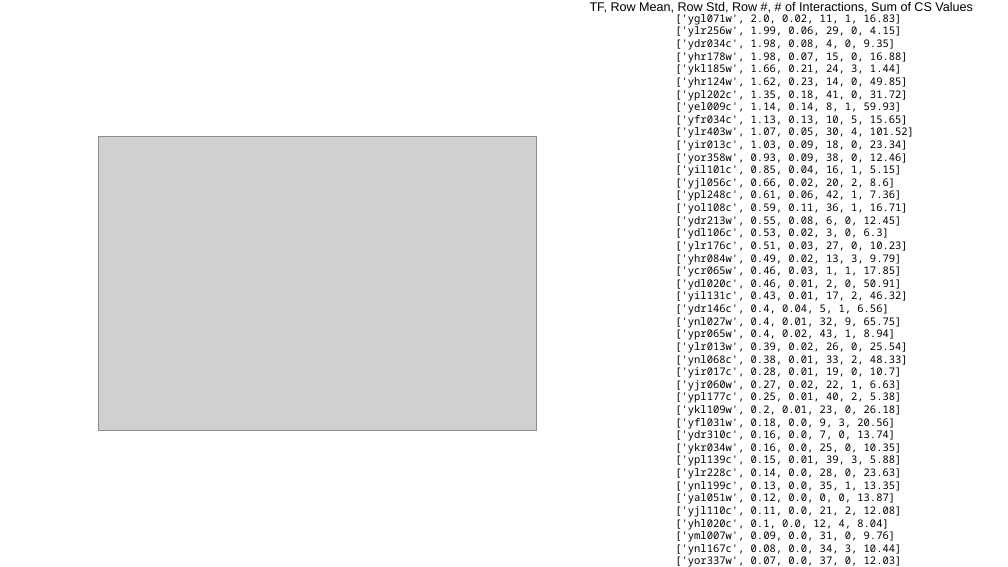
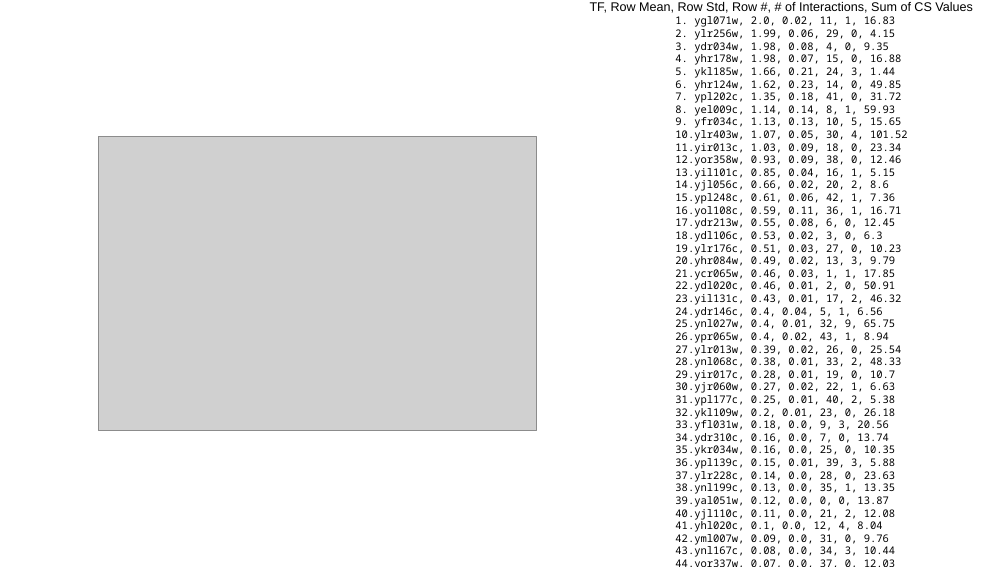
Before and after one commit to e-stan/BrentRotation, a slide deck: slide 8 of labMeeting10_9.pptx (slide 13 before the commit). Drawn at 1008x567 pixels with LibreOffice and Linux fonts; fonts in the diff are those of the drawing; grey boxes stand for pictures. Boxes give left, top, right and bottom in pixels: in the first picture for what was removed or moved away, otherwise in the second. Text is boxed around its words. In the diff, an @@ line names an element or a change of style, - is before the commit and + after.

```diff
--- a/labMeeting10_9.pptx
+++ b/labMeeting10_9.pptx
@@ text at box(675, 16, 908, 545): text changed @@
-['ygl071w', 2.0, 0.02, 11, 1, 16.83]
-['ylr256w', 1.99, 0.06, 29, 0, 4.15]
-['ydr034c', 1.98, 0.08, 4, 0, 9.35]
-['yhr178w', 1.98, 0.07, 15, 0, 16.88]
-['ykl185w', 1.66, 0.21, 24, 3, 1.44]
-['yhr124w', 1.62, 0.23, 14, 0, 49.85]
-['ypl202c', 1.35, 0.18, 41, 0, 31.72]
-['yel009c', 1.14, 0.14, 8, 1, 59.93]
-['yfr034c', 1.13, 0.13, 10, 5, 15.65]
-['ylr403w', 1.07, 0.05, 30, 4, 101.52]
-['yir013c', 1.03, 0.09, 18, 0, 23.34]
-['yor358w', 0.93, 0.09, 38, 0, 12.46]
-['yil101c', 0.85, 0.04, 16, 1, 5.15]
-['yjl056c', 0.66, 0.02, 20, 2, 8.6]
-['ypl248c', 0.61, 0.06, 42, 1, 7.36]
-['yol108c', 0.59, 0.11, 36, 1, 16.71]
-['ydr213w', 0.55, 0.08, 6, 0, 12.45]
-['ydl106c', 0.53, 0.02, 3, 0, 6.3]
-['ylr176c', 0.51, 0.03, 27, 0, 10.23]
-['yhr084w', 0.49, 0.02, 13, 3, 9.79]
-['ycr065w', 0.46, 0.03, 1, 1, 17.85]
-['ydl020c', 0.46, 0.01, 2, 0, 50.91]
-['yil131c', 0.43, 0.01, 17, 2, 46.32]
-['ydr146c', 0.4, 0.04, 5, 1, 6.56]
-['ynl027w', 0.4, 0.01, 32, 9, 65.75]
-['ypr065w', 0.4, 0.02, 43, 1, 8.94]
-['ylr013w', 0.39, 0.02, 26, 0, 25.54]
-['ynl068c', 0.38, 0.01, 33, 2, 48.33]
-['yir017c', 0.28, 0.01, 19, 0, 10.7]
-['yjr060w', 0.27, 0.02, 22, 1, 6.63]
-['ypl177c', 0.25, 0.01, 40, 2, 5.38]
-['ykl109w', 0.2, 0.01, 23, 0, 26.18]
-['yfl031w', 0.18, 0.0, 9, 3, 20.56]
-['ydr310c', 0.16, 0.0, 7, 0, 13.74]
-['ykr034w', 0.16, 0.0, 25, 0, 10.35]
-['ypl139c', 0.15, 0.01, 39, 3, 5.88]
-['ylr228c', 0.14, 0.0, 28, 0, 23.63]
-['ynl199c', 0.13, 0.0, 35, 1, 13.35]
-['yal051w', 0.12, 0.0, 0, 0, 13.87]
-['yjl110c', 0.11, 0.0, 21, 2, 12.08]
-['yhl020c', 0.1, 0.0, 12, 4, 8.04]
-['yml007w', 0.09, 0.0, 31, 0, 9.76]
-['ynl167c', 0.08, 0.0, 34, 3, 10.44]
-['yor337w', 0.07, 0.0, 37, 0, 12.03]
+1. ygl071w, 2.0, 0.02, 11, 1, 16.83
+2. ylr256w, 1.99, 0.06, 29, 0, 4.15
+3. ydr034w, 1.98, 0.08, 4, 0, 9.35
+4. yhr178w, 1.98, 0.07, 15, 0, 16.88
+5. ykl185w, 1.66, 0.21, 24, 3, 1.44
+6. yhr124w, 1.62, 0.23, 14, 0, 49.85
+7. ypl202c, 1.35, 0.18, 41, 0, 31.72
+8. yel009c, 1.14, 0.14, 8, 1, 59.93
+9. yfr034c, 1.13, 0.13, 10, 5, 15.65
+10. ylr403w, 1.07, 0.05, 30, 4, 101.52
+11. yir013c, 1.03, 0.09, 18, 0, 23.34
+12. yor358w, 0.93, 0.09, 38, 0, 12.46
+13. yil101c, 0.85, 0.04, 16, 1, 5.15
+14. yjl056c, 0.66, 0.02, 20, 2, 8.6
+15. ypl248c, 0.61, 0.06, 42, 1, 7.36
+16. yol108c, 0.59, 0.11, 36, 1, 16.71
+17. ydr213w, 0.55, 0.08, 6, 0, 12.45
+18. ydl106c, 0.53, 0.02, 3, 0, 6.3
+19. ylr176c, 0.51, 0.03, 27, 0, 10.23
+20. yhr084w, 0.49, 0.02, 13, 3, 9.79
+21. ycr065w, 0.46, 0.03, 1, 1, 17.85
+22. ydl020c, 0.46, 0.01, 2, 0, 50.91
+23. yil131c, 0.43, 0.01, 17, 2, 46.32
+24. ydr146c, 0.4, 0.04, 5, 1, 6.56
+25. ynl027w, 0.4, 0.01, 32, 9, 65.75
+26. ypr065w, 0.4, 0.02, 43, 1, 8.94
+27. ylr013w, 0.39, 0.02, 26, 0, 25.54
+28. ynl068c, 0.38, 0.01, 33, 2, 48.33
+29. yir017c, 0.28, 0.01, 19, 0, 10.7
+30. yjr060w, 0.27, 0.02, 22, 1, 6.63
+31. ypl177c, 0.25, 0.01, 40, 2, 5.38
+32. ykl109w, 0.2, 0.01, 23, 0, 26.18
+33. yfl031w, 0.18, 0.0, 9, 3, 20.56
+34. ydr310c, 0.16, 0.0, 7, 0, 13.74
+35. ykr034w, 0.16, 0.0, 25, 0, 10.35
+36. ypl139c, 0.15, 0.01, 39, 3, 5.88
+37. ylr228c, 0.14, 0.0, 28, 0, 23.63
+38. ynl199c, 0.13, 0.0, 35, 1, 13.35
+39. yal051w, 0.12, 0.0, 0, 0, 13.87
+40. yjl110c, 0.11, 0.0, 21, 2, 12.08
+41. yhl020c, 0.1, 0.0, 12, 4, 8.04
+42. yml007w, 0.09, 0.0, 31, 0, 9.76
+43. ynl167c, 0.08, 0.0, 34, 3, 10.44
+44. yor337w, 0.07, 0.0, 37, 0, 12.03
```
Also in this commit, not shown: 1 other slide changed, 4 other files.
